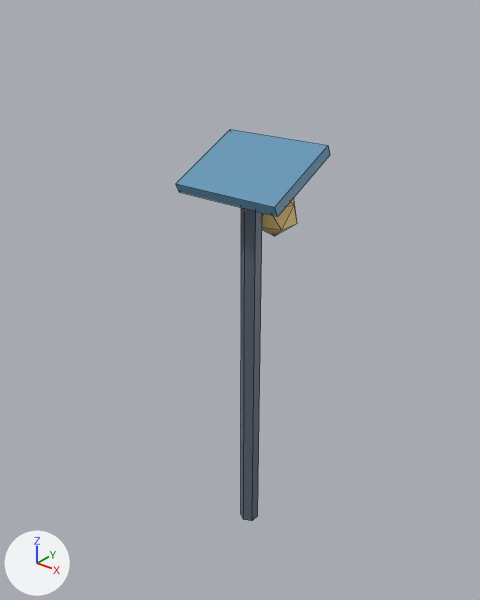
Two versions of the Blender file art_source/solar_lamp.blend, one commit apart.
Rendered twice from a 50 mm camera at (1.45, -1.89, 2.28) aimed at (-0.05, 0.0, 1.11). Every picture has the same lights, and +X, +Y and +Z are marked at lower left. The first picture is the older version. Mesh edges are drawn as thin lines.

The scene before the commit, as lines of its bpy script (objects in view):
```python
me_cylinder = bpy.data.meshes.new('Cylinder')
me_cylinder.from_pydata(...)  # 32 vertices, 34 faces; spans x -0.22..0.22, y -0.17..0.24, z -0.8..0.94
# faces by material slot: [8, 6, 20]
me_cylinder.materials.append(mat_mat_lamp_pole)  # greyish blue #5c6978
me_cylinder.materials.append(mat_mat_solar_panel)  # blue #6296b7
me_cylinder.materials.append(mat_mat_bulb)  # beige #ffda90
ob_solar_lamp = bpy.data.objects.new('solar_lamp', me_cylinder)
ob_solar_lamp.location = (0.0, 0.0, 0.8)
```
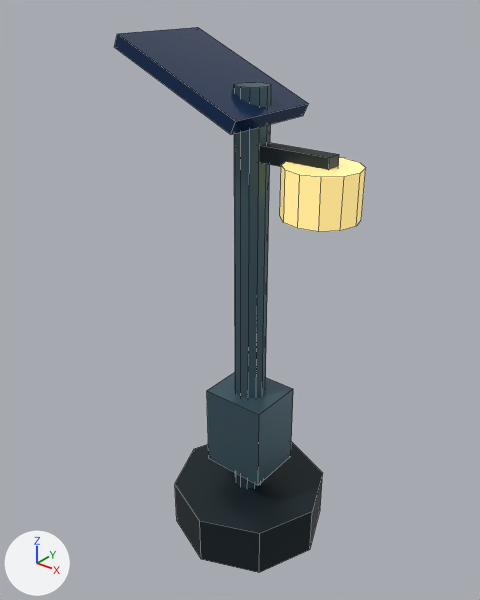
What differs and where, as boxes [x1, y1, x2, y2] in the pictures (480 x 600 px; the box of a moved part takes in the faces that stretch with it):
'solar_lamp', reshaped, moved, recoloured (63% wider, 39% taller): before [176, 129, 330, 521]; after [114, 27, 366, 573]
part 1 of me_cylinder, added: after [175, 442, 323, 573]
part 2 of me_cylinder, added (dark blue): after [207, 372, 293, 485]
part 3 of me_cylinder, added (dark blue): after [234, 82, 271, 488]
part 4 of me_cylinder, moved or reshaped: before [176, 129, 330, 217]; after [114, 27, 308, 135]
part 5 of me_cylinder, added (dark blue): after [260, 143, 339, 170]
part 6 of me_cylinder, added: after [280, 158, 366, 232]
part 7 of me_cylinder, deleted: before [241, 208, 262, 521]
part 8 of me_cylinder, deleted (beige): before [262, 198, 297, 236]

The change, as a list of edits to the scene's bpy script:
```text
Add mat_mat_glass:
    mat_mat_glass = principled_material('mat_glass')
    mat_mat_glass.base_color = (1.0, 0.899, 0.442)  # beige #fff3b1
    mat_mat_glass.roughness = 0.15
    mat_mat_glass.emission_color = (1.0, 0.646, 0.133)  # yellow #ffd266
    mat_mat_glass.emission_strength = 0.45
Add mat_mat_steel:
    mat_mat_steel = principled_material('mat_steel')
    mat_mat_steel.base_color = (0.0869, 0.157, 0.198)  # dark blue #536e7b
    mat_mat_steel.metallic = 0.65
    mat_mat_steel.roughness = 0.38
Add mat_mat_solar:
    mat_mat_solar = principled_material('mat_solar')
    mat_mat_solar.base_color = (0.00658, 0.0329, 0.109)  # dark blue #13335d
    mat_mat_solar.metallic = 0.45
    mat_mat_solar.roughness = 0.18
Add mat_mat_dark:
    mat_mat_dark = principled_material('mat_dark')
    mat_mat_dark.base_color = (0.0152, 0.0278, 0.0356)  # dark blue #212e35
    mat_mat_dark.metallic = 0.5
    mat_mat_dark.roughness = 0.45
Change me_cylinder:
    used by ob_solar_lamp; location = (0.0, 0.0, 0.8)
    remove me_cylinder.from_pydata(...)  # 32 vertices, 34 faces; spans x -0.22..0.22, y -0.17..0.24, z -0.8..0.94
    remove me_cylinder.materials.append(mat_mat_lamp_pole)  # greyish blue #5c6978
    remove me_cylinder.materials.append(mat_mat_solar_panel)  # blue #6296b7
    remove me_cylinder.materials.append(mat_mat_bulb)  # beige #ffda90
    add me_cylinder.from_pydata(...)  # 88 vertices, 56 faces; spans x -0.46..0.44, y -0.34..0.34, z 0.0..2.1
    me_cylinder part 1: a new loose piece, an 8-sided cylinder along z spanning x -0.34..0.34, y -0.34..0.34, z 0.0..0.22, in mat_mat_dark (dark blue #212e35)
    me_cylinder part 2: a new loose piece, a box spanning x -0.14..0.14, y -0.12..0.12, z 0.34..0.7, in mat_mat_steel (dark blue #536e7b)
    me_cylinder part 3: a new loose piece, a 12-sided cylinder along z spanning x -0.06..0.06, y -0.06..0.06, z 0.09..1.95, in mat_mat_steel (dark blue #536e7b)
    me_cylinder part 4: the loose piece of 8 vertices spanning x -0.22..0.22, y -0.17..0.17, z 0.76..0.94 is multiplied about its middle by the matrix ((1.151, -0.217, 0.464), (0.0, 1.142, 0.532), (-0.512, -0.486, 1.043)), then moved by (-0.18, 0.0, 1.11), in mat_mat_solar (dark blue #13335d)
    me_cylinder part 5: a new loose piece, a box spanning x -0.02..0.34, y -0.03..0.03, z 1.69..1.75, in mat_mat_dark (dark blue #212e35)
    me_cylinder part 6: a new loose piece, a 12-sided cylinder along z spanning x 0.16..0.44, y -0.14..0.14, z 1.53..1.71, in mat_mat_glass (beige #fff3b1, glowing yellow #ffd266)
    me_cylinder part 7: the loose piece of 12 vertices spanning x -0.03..0.03, y -0.04..0.04, z -0.8..0.8 is deleted
    me_cylinder part 8: the loose piece of 12 vertices spanning x -0.09..0.09, y 0.06..0.24, z 0.55..0.75 is deleted
    add me_cylinder.materials.append(mat_mat_dark)  # dark blue #212e35
    add me_cylinder.materials.append(mat_mat_steel)  # dark blue #536e7b
    add me_cylinder.materials.append(mat_mat_solar)  # dark blue #13335d
    add me_cylinder.materials.append(mat_mat_glass)  # beige #fff3b1, glowing yellow #ffd266
Change ob_solar_lamp:
    ob_solar_lamp.location: (0.0, 0.0, 0.8) -> (0.0, 0.0, 0.0)
```
